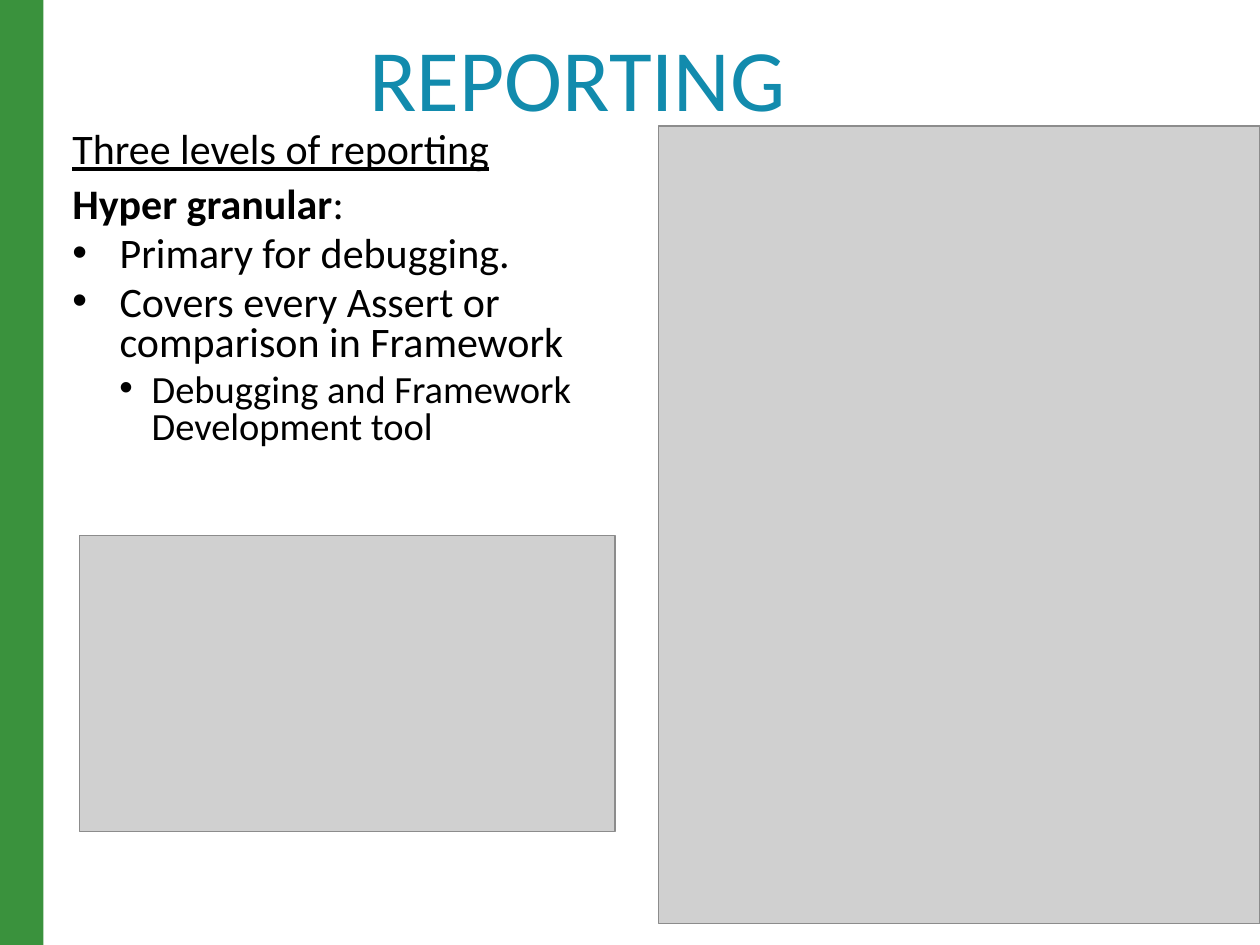
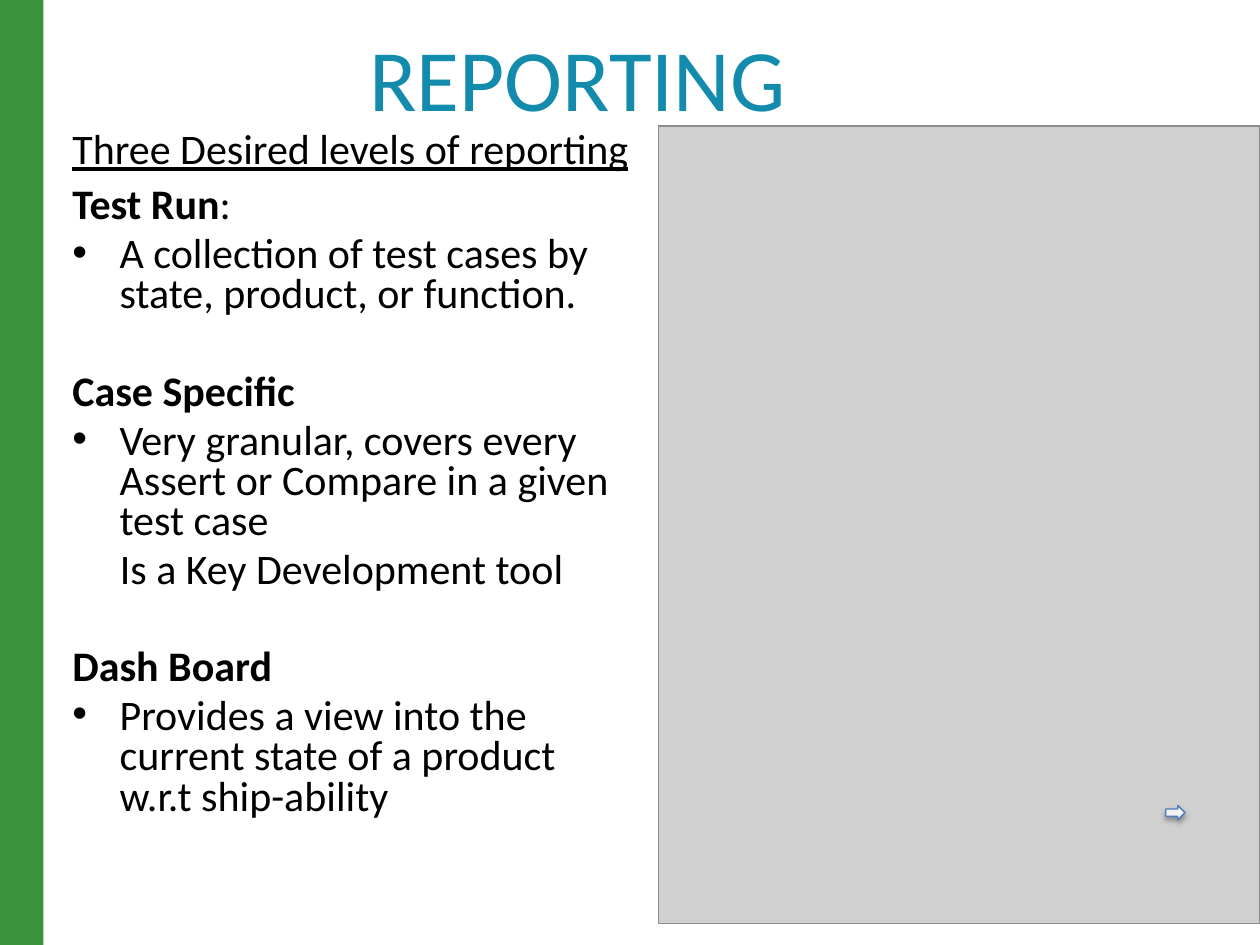
Before and after one commit to raghav9329/mainProf, a slide deck: slide 11 of CurrentWork_Delta/CX_StrategyPowerPoint.pptx. Drawn at 1260x945 pixels with LibreOffice and Linux fonts; fonts in the diff are those of the drawing; grey boxes stand for pictures. Boxes give left, top, right and bottom in pixels: in the first picture for what was removed or moved away, otherwise in the second. Text is boxed around its words. In the diff, an @@ line names an element or a change of style, - is before the commit and + after.

```diff
--- a/CurrentWork_Delta/CX_StrategyPowerPoint.pptx
+++ b/CurrentWork_Delta/CX_StrategyPowerPoint.pptx
@@ text at (x1=72, y1=134, x2=628, y2=818): text changed @@
-Three levels of reporting
-Hyper granular:
-• Primary for debugging.
-• Covers every Assert or comparison in Framework
-  • Debugging and Framework Development tool
+Three Desired levels of reporting
+Test Run:
+• A collection of test cases by state, product, or function.
+Case Specific
+• Very granular, covers every Assert or Compare in a given test case
+Is a Key Development tool
+Dash Board
+• Provides a view into the current state of a product w.r.t ship-ability
@@ picture removed at (x1=79, y1=536, x2=615, y2=832) @@
@@ right arrow added at (x1=1166, y1=805, x2=1184, y2=819), fill #F2F2F2, outline #4B7EBC 0.75 pt @@
```
Also in this commit, not shown: 10 other slides changed, 5 other files.
